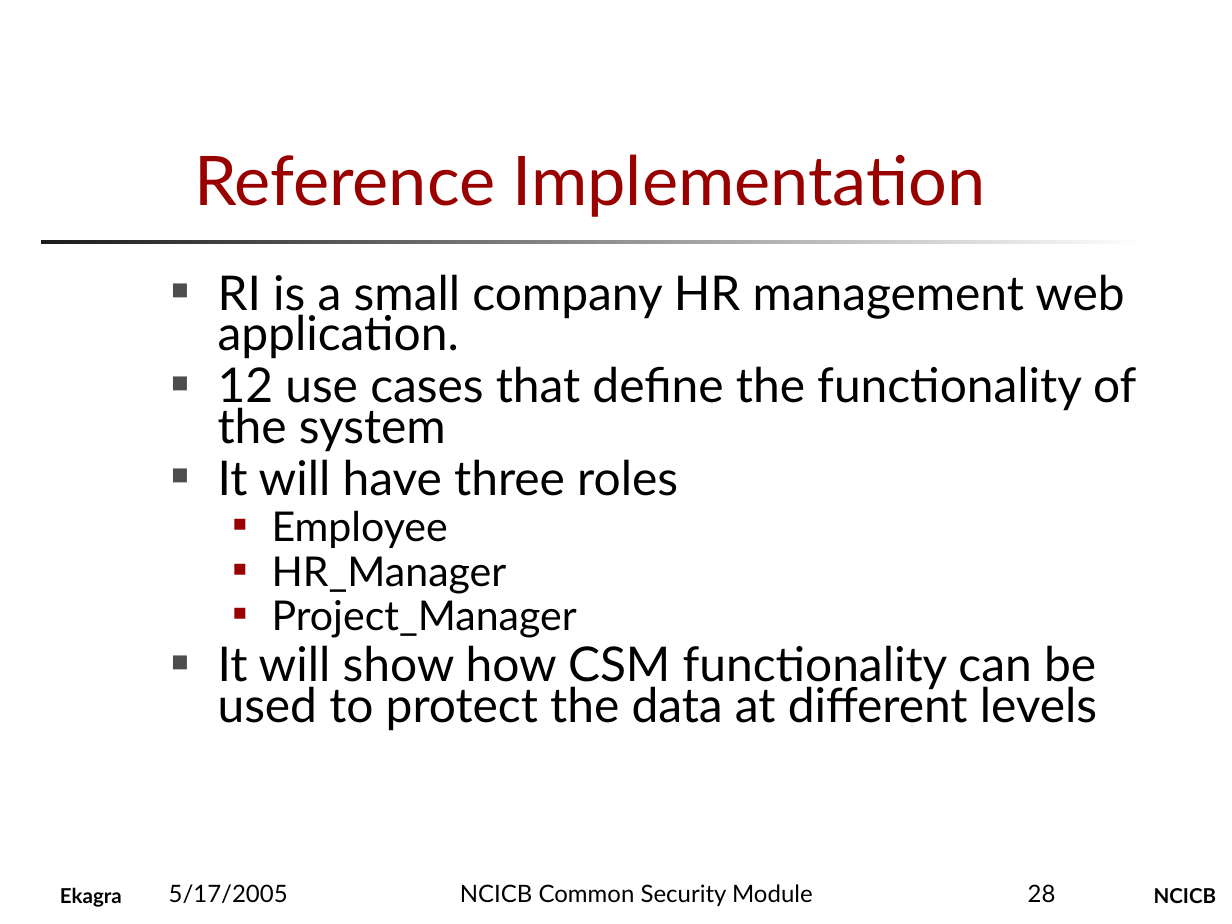
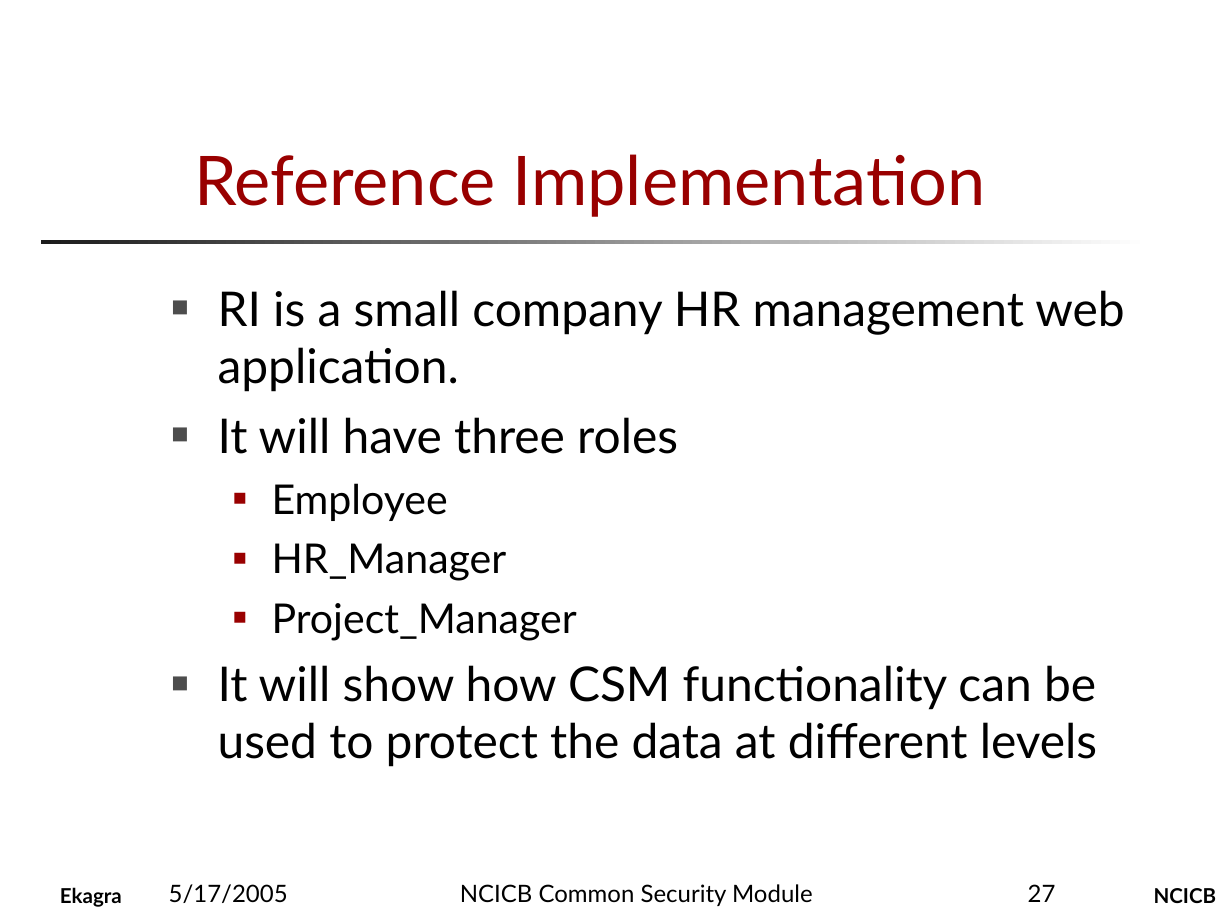
Before and after one commit to CBIIT/common-security-module-docs, a slide deck: slide 27 of Presentations/CSM_Presentation_for_CRIX.ppt (slide 28 before the commit). Drawn at 1232x924 pixels with LibreOffice and Linux fonts; fonts in the diff are those of the drawing; background and template pictures are left out. Boxes give left, top, right and bottom in pixels: in the first picture for what was removed or moved away, otherwise in the second. Text is boxed around its words. In the diff, an @@ line names an element or a change of style, - is before the commit and + after.

```diff
--- a/Presentations/CSM_Presentation_for_CRIX.ppt
+++ b/Presentations/CSM_Presentation_for_CRIX.ppt
@@ text "RI is a small company ..." at <box>218,290,1124,767</box>: line spacing 0.7 to 1 @@
@@ text at <box>218,366,1136,452</box>: paragraph removed @@
-■ 12 use cases that define the functionality of the system
@@ page number at <box>1028,884,1056,902</box>: text changed @@
-28
+27
```
Also in this commit, not shown: 7 other slides changed, 1 slide removed.
